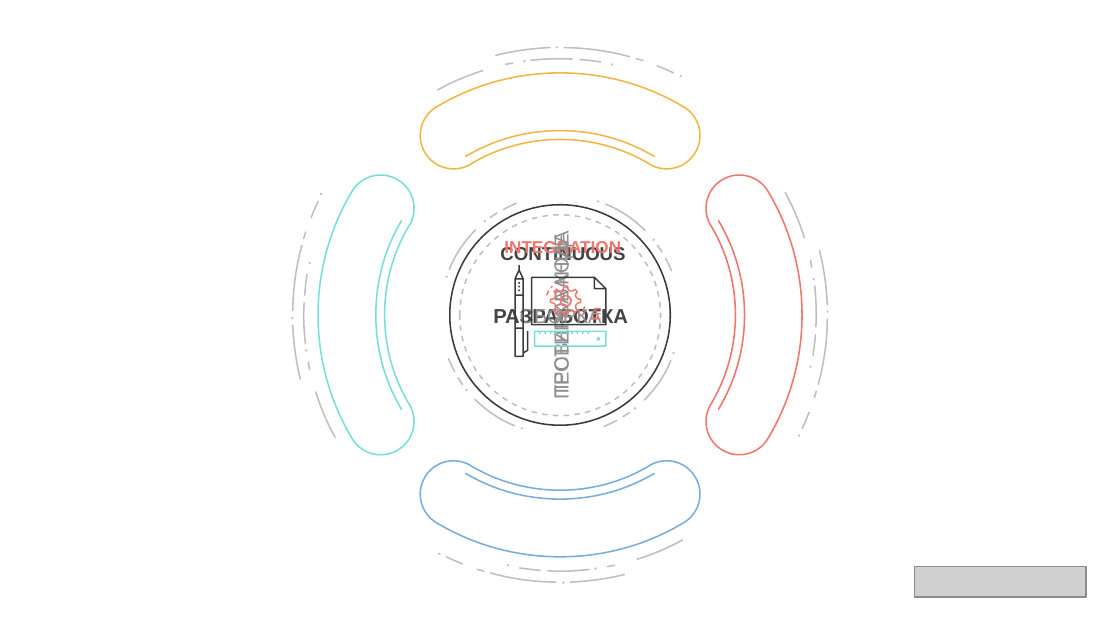
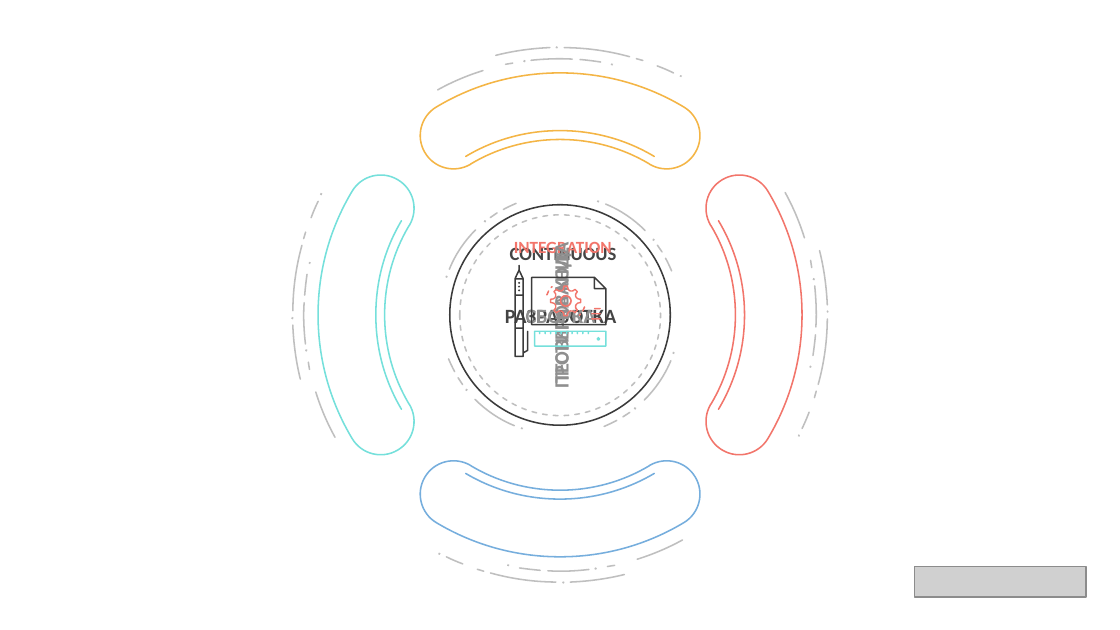
Before and after one commit to vandalsvq/is21_ci_as_practice, a slide deck: slide 6 of docs/main_pitch.pptx. Drawn at 1120x630 pixels with LibreOffice and Linux fonts; fonts in the diff are those of the drawing; grey boxes stand for pictures. Boxes give left, top, right and bottom in pixels: in the first picture for what was removed or moved away, otherwise in the second. Text is boxed around its words. In the diff, an @@ line names an element or a change of style, - is before the commit and + after.

```diff
--- a/docs/main_pitch.pptx
+++ b/docs/main_pitch.pptx
@@ font Arial to Calibri, bold on in 3 elements at [265,20,856,610], [256,11,865,619], [256,11,865,619] @@
@@ font Arial to Calibri in 3 elements at [451,204,674,427], [444,196,682,435], [265,20,856,610] @@
```
Also in this commit, not shown: 11 other slides changed.
